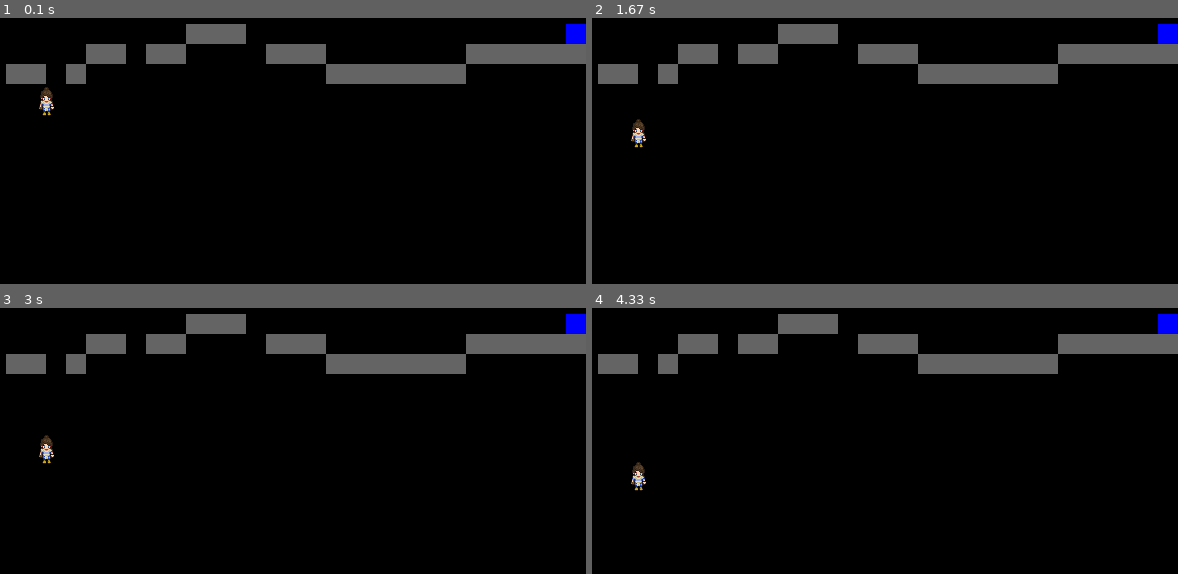
Above: before the commit, frames 1-4 (two rows, left to right).
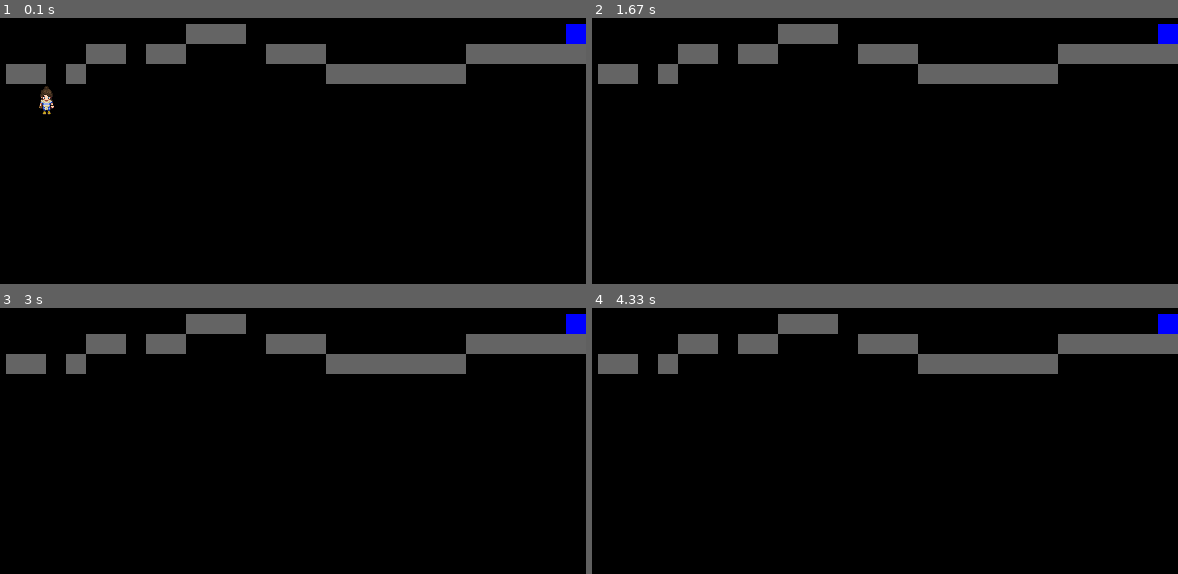
Above: after the commit, the same moments.

Repository: r96941046/pi101
Game: pygame game, started from chapter5-pygame.py
Same seed, same stepped clock (60 frames per second), same inputs: the game is played once before the commit and once after it.
Inputs:
- Up to frame 1 (0.1 s): no input
- Up to frame 2 (1.67 s): no input
- Up to frame 3 (3 s): no input
- Up to frame 4 (4.33 s): no input

The runs differ from the first frame. In frame 1, 0.1% of the frame differs, in the area x 6-10%, y 25-37%; in frame 2, 0.2%, in the area x 6-10%, y 37-49%; in frame 3, 0.2%; in frame 4, 0.2%.

Commit message:
Player move and add gravity

Diff:
--- a/chapter5-pygame.py
+++ b/chapter5-pygame.py
@@ -7,6 +7,7 @@
 class Player(pygame.sprite.Sprite):
 
     def __init__(self, start_x, start_y, width, height):
+
         pygame.sprite.Sprite.__init__(self)
         self.image = pygame.transform.scale(pygame.image.load(player_image), (width, height))
         self.rect = self.image.get_rect()
@@ -16,7 +17,19 @@
         self.base = pygame.Rect(start_x, start_y + height, width, 2)
 
     def move_y(self):
-        self.rect.y = self.rect.y + 1
+
+        collided_y = world.collided_get_y(self.base)
+
+        if self.speed_y <= 0 or collided_y < 0:
+
+            self.rect.y = self.rect.y + self.speed_y
+            self.speed_y = self.speed_y + gravity
+
+        if collided_y > 0 and self.speed_y > 0:
+
+            self.rect.y = collided_y
+
+        self.base.y = self.rect.y + self.rect.height
 
     def jump(self, speed):
         pass
@@ -54,7 +67,16 @@
         pass
 
     def collided_get_y(self, player_rect):
-        pass
+
+        return_y = -1
+
+        for block in self.platforms:
+
+            if block.colliderect(player_rect):
+
+                return_y = block.y - block.height + 1
+
+            return return_y
 
     def at_goal(self, player_rect):
         pass
@@ -125,6 +147,8 @@
 platform_color = (100, 100, 100)
 goal_color = (0, 0, 255)
 
+gravity = 1
+
 # Initialize pygame.mixer
 
 # Initialize pygame
